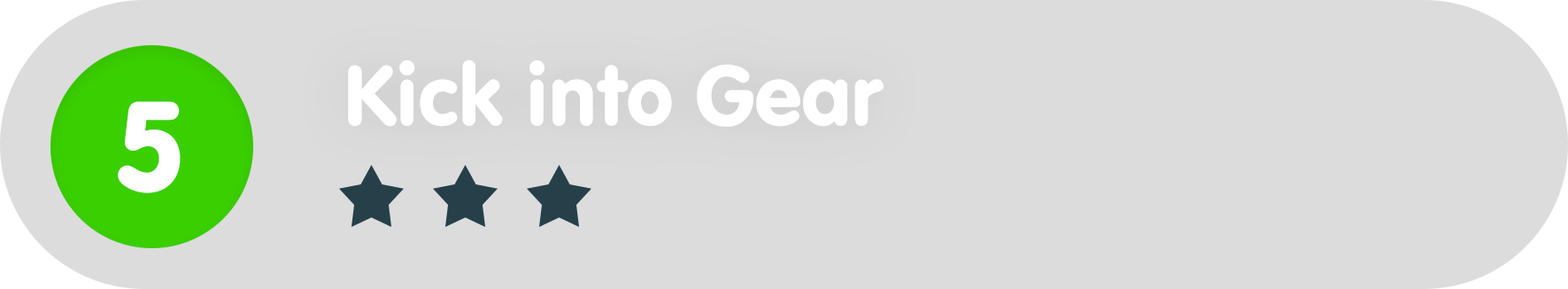
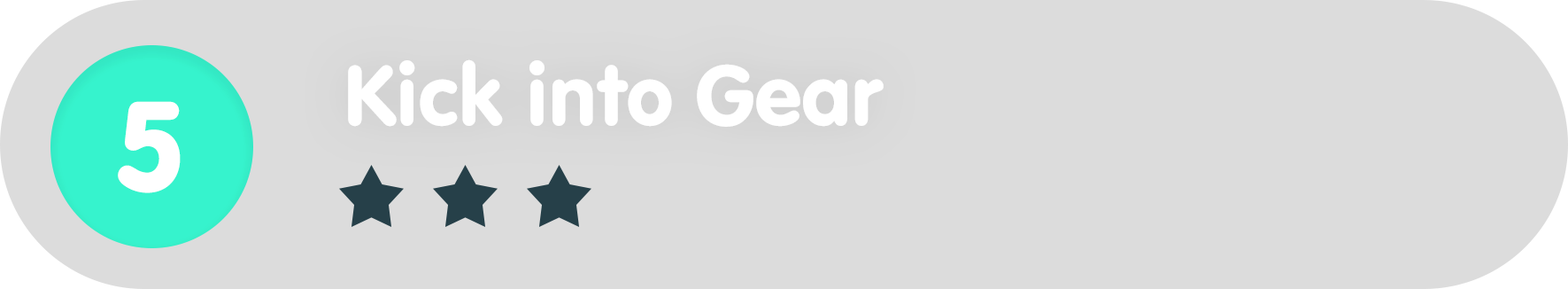
Comparing the layer stacks of the two 1568×289 images. Changes:
painted on "Ellipse_green" over [50, 45, 254, 248]
